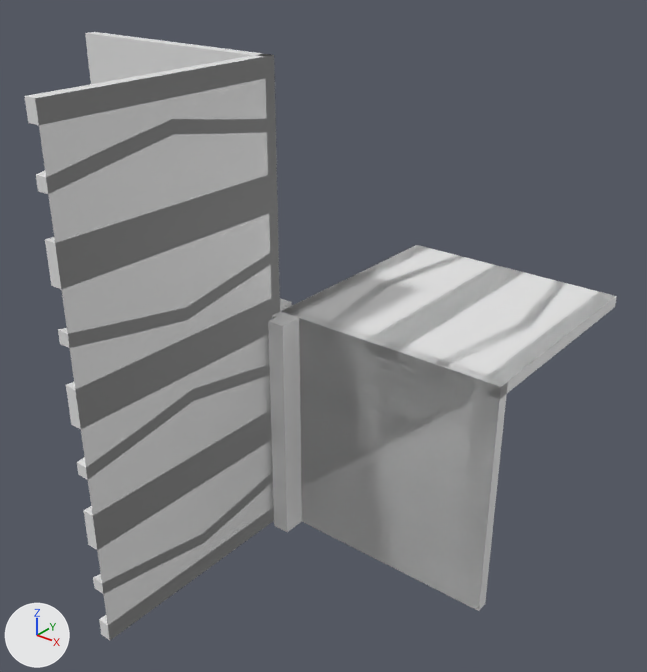
What one commit did to the OBJ model Data/bmc/tiles/t_173.obj.
One viewpoint serves both versions: a 50 mm lens placed at (1.103, -1.238, 0.746), pointed at (0.082, 0.038, -0.045). Arrows for +X, +Y and +Z are at lower left; the lights stay in place. Where no turn or scale is listed for an object, it has been applied to the vertices.

Names of what the first picture shows: 't_173'.
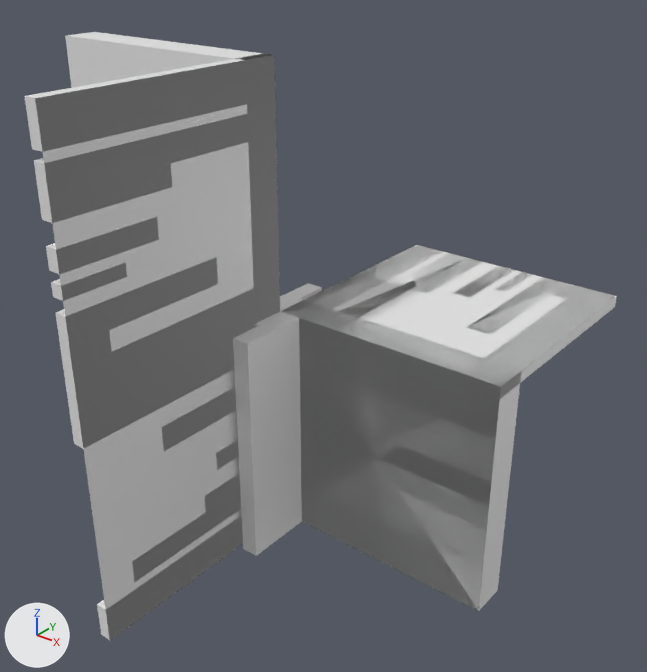
What changed in the scene script:
```text
Change me_t_173:
    used by ob_t_173; location = (0.0, 0.0, 0.0)
    remove me_t_173.from_pydata(...)  # 282 vertices, 546 faces; spans x -0.5..0.5, y -0.5..0.5, z -0.5..0.5
    add me_t_173.from_pydata(...)  # 240 vertices, 452 faces; spans x -0.5..0.5, y -0.5..0.5, z -0.5..0.5
    me_t_173 part 1: a new loose piece, a box spanning x -0.025..0.0, y -0.5..-0.3, z 0.237..0.277
    me_t_173 part 2: a new loose piece, a box spanning x -0.025..0.0, y -0.5..-0.374, z 0.193..0.218
    me_t_173 part 3: a new loose piece, a box spanning x 0.282..0.307, y 0.374..0.5, z -0.025..0.0
    me_t_173 part 4: a new loose piece, a box spanning x 0.223..0.263, y 0.3..0.5, z -0.025..0.0
    me_t_173 part 5: the loose piece of 38 vertices spanning x -0.025..0.025, y -0.5..0.5, z -0.429..-0.362 is rebuilt with 25 vertices and now spans x -0.025..0.025, y -0.429..0.429, z -0.408..-0.318
    me_t_173 part 6: the loose piece of 21 vertices spanning x -0.025..0.025, y -0.5..0.5, z -0.288..-0.212 is rebuilt with 14 vertices and now spans x -0.025..0.025, y -0.2..0.2, z -0.277..-0.237
    me_t_173 part 7: the loose piece of 20 vertices spanning x -0.025..0.0, y -0.5..0.0, z 0.363..0.429 is rebuilt with 14 vertices and now spans x -0.025..0.0, y -0.5..-0.071, z 0.318..0.408
    me_t_173 part 8: the loose piece of 20 vertices spanning x 0.071..0.138, y 0.0..0.5, z -0.025..0.0 is rebuilt with 14 vertices and now spans x 0.092..0.182, y 0.071..0.5, z -0.025..0.0
    me_t_173 part 9: the loose piece of 12 vertices spanning x 0.213..0.287, y 0.0..0.5, z -0.025..0.0 is deleted
    me_t_173 part 10: the loose piece of 12 vertices spanning x -0.025..0.0, y -0.5..0.0, z 0.213..0.288 is deleted
    me_t_173 part 11
    127 vertices are removed from x -0.5..0.5, y -0.5..0.5, z -0.5..0.5
    276 faces are deleted
    45 vertices are added at x -0.05..0.5, y -0.5..0.5, z -0.5..0.167
    11 new vertices lie (0.0, 0.0, -0.075) away from vertices in x -0.025..0.025, y -0.5..0.5, z 0.0..0.5
    11 new vertices lie (0.0, 0.0, 0.075) away from vertices in x -0.025..0.025, y -0.5..0.5, z -0.5..0.0
    5 new vertices lie (0.0, -0.075, 0.0) away from vertices in x -0.5..0.0, y 0.0, z -0.5..0.5
    5 new vertices lie (0.0, 0.0, -0.039) away from vertices in x -0.025..0.025, y 0.0..0.079, z -0.075
    5 new vertices lie (0.0, 0.0, -0.053) away from vertices in x -0.025..0.025, y 0.0..0.331, z -0.114
    7 new vertices lie (0.0, 0.0, 0.5) away from vertices in x -0.05..0.5, y -0.15..0.15, z -0.5
    6 new vertices lie (0.0, 0.0, 0.025) away from vertices in x 0.333..0.425, y 0.169..0.5, z -0.025
    230 new faces join them
```

Boxes [x1, y1, x2, y2] around the edits, measured in the pictures (647 x 672 px; the box of a moved part takes in the faces that stretch with it):
part 1 of me_t_173, added: after [46, 217, 159, 275]
part 2 of me_t_173, added: after [51, 263, 127, 301]
part 3 of me_t_173, added: after [496, 272, 533, 292]
part 4 of me_t_173, added: after [454, 266, 514, 298]
part 5 of me_t_173, rebuilt: before [93, 473, 273, 594]; after [132, 473, 241, 582]
part 6 of me_t_173, rebuilt: before [84, 411, 272, 550]; after [216, 440, 239, 470]
part 7 of me_t_173, rebuilt (10% narrower, 45% taller): before [36, 119, 276, 194]; after [34, 114, 250, 223]
part 8 of me_t_173, rebuilt: before [324, 255, 466, 341]; after [338, 253, 482, 318]
part 9 of me_t_173, deleted: before [365, 265, 525, 363]
part 10 of me_t_173, deleted: before [45, 173, 278, 290]
part 11 of me_t_173, moved or reshaped: before [24, 32, 616, 641]; after [24, 32, 615, 641]
